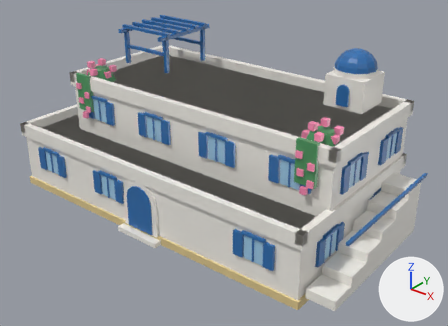
What one commit did to the glTF model assets/managed-models/buildings/house-2x1-2f-third-aegean-a/house-2x1-2f-third-aegean-a.glb.
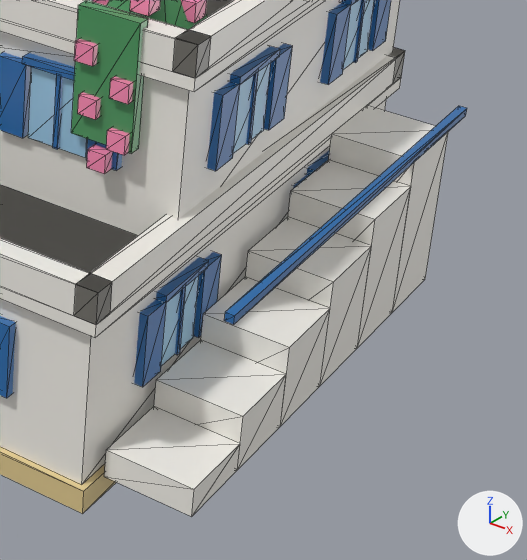
Old and new are each drawn whole from a 50 mm camera at (1.89, -2.26, 1.68) aimed at (0.1, -0.02, 0.29) and again close up on the part from 60% to 100% of the width and 42% to 100% of the height. Arrows for +X, +Y and +Z are at lower right; the lights stay in place. The first two pictures are the older version. The close-ups show mesh edges as thin lines. Vertices at exactly the same position are counted once.

The scene before the commit, as lines of its bpy script (objects in view):
```python
me_house_2x1_2f_third_aegean_a = bpy.data.meshes.new('house-2x1-2f-third-aegean-a')
me_house_2x1_2f_third_aegean_a.from_pydata(...)  # 1557 vertices, 2452 faces; spans x -1.0..0.99, y -0.5..0.5, z 0.0..0.91
me_house_2x1_2f_third_aegean_a.materials.append(mat_m_house_2x1_2f_third_aegean_a)
ob_house_2x1_2f_third_aegean_a = bpy.data.objects.new('house-2x1-2f-third-aegean-a', me_house_2x1_2f_third_aegean_a)
ob_house_2x1_2f_third_aegean_a.location = (0.0, 0.0, 0.0)
```
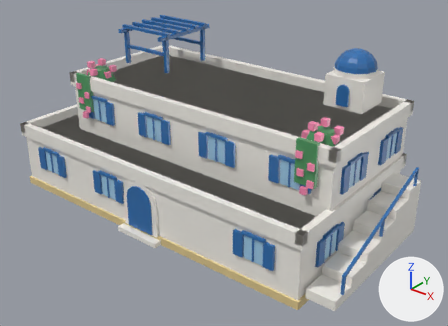
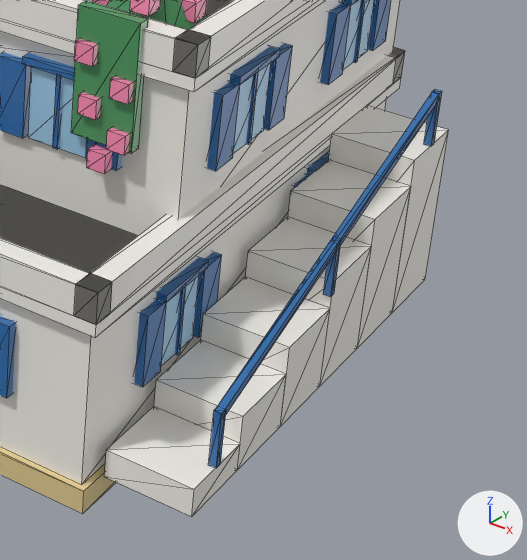
What the commit changed:
me_house_2x1_2f_third_aegean_a is used by ob_house_2x1_2f_third_aegean_a; location (0.0, 0.0, 0.0).
me_house_2x1_2f_third_aegean_a had 1557 vertices, 2452 faces and spanned x -1.0..0.99, y -0.5..0.5, z 0.0..0.91.
me_house_2x1_2f_third_aegean_a now has 1581 vertices, 2488 faces and spans x -1.0..0.99, y -0.5..0.5, z 0.0..0.91.
me_house_2x1_2f_third_aegean_a part 1: the loose piece of 8 vertices spanning x 0.97..0.99, y -0.35..0.43, z 0.32..0.33 is turned 19.7 degrees about the x axis through its middle and scaled by 0.885, then moved by (0.0, -0.07, -0.04).
me_house_2x1_2f_third_aegean_a part 2: a new loose piece, a box spanning x 0.974..0.986, y -0.356..-0.344, z 0.087..0.179, in mat_m_house_2x1_2f_third_aegean_a.
me_house_2x1_2f_third_aegean_a part 3: a new loose piece, a box spanning x 0.974..0.986, y -0.031..-0.019, z 0.203..0.295, in mat_m_house_2x1_2f_third_aegean_a.
me_house_2x1_2f_third_aegean_a part 4: a new loose piece, a box spanning x 0.974..0.986, y 0.294..0.306, z 0.32..0.412, in mat_m_house_2x1_2f_third_aegean_a.

Pixel boxes (x1, y1, x2, y2) of what changed, in the close-ups (527 x 560 px; the box of a moved part takes in the faces that stretch with it):
'house-2x1-2f-third-aegean-a', reshaped: before (0, 0, 467, 517); after (0, 0, 449, 517)
part 1 of me_house_2x1_2f_third_aegean_a, moved or reshaped: before (224, 106, 467, 324); after (216, 93, 440, 416)
part 2 of me_house_2x1_2f_third_aegean_a, added (blue): after (209, 409, 226, 468)
part 3 of me_house_2x1_2f_third_aegean_a, added (blue): after (323, 240, 341, 297)
part 4 of me_house_2x1_2f_third_aegean_a, added (blue): after (424, 89, 442, 146)
